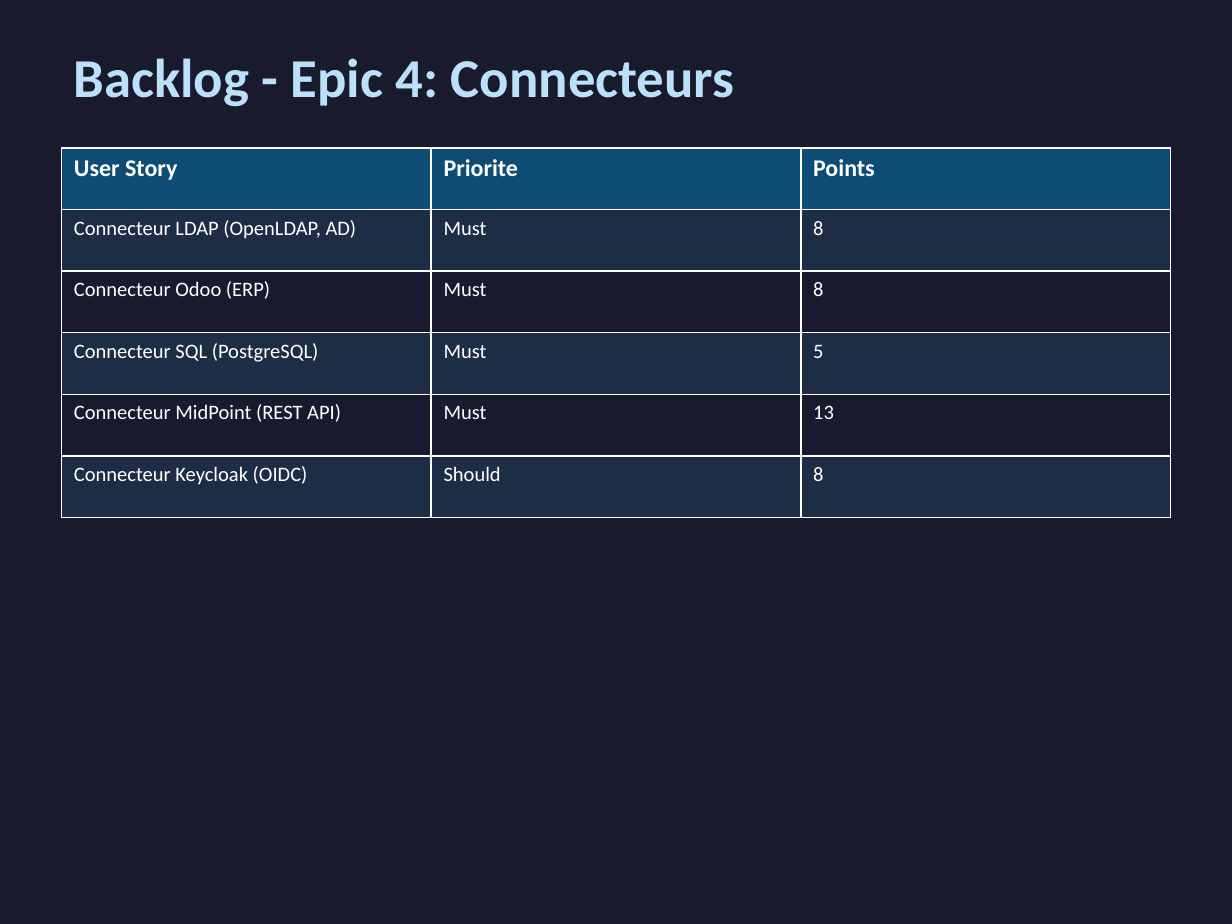
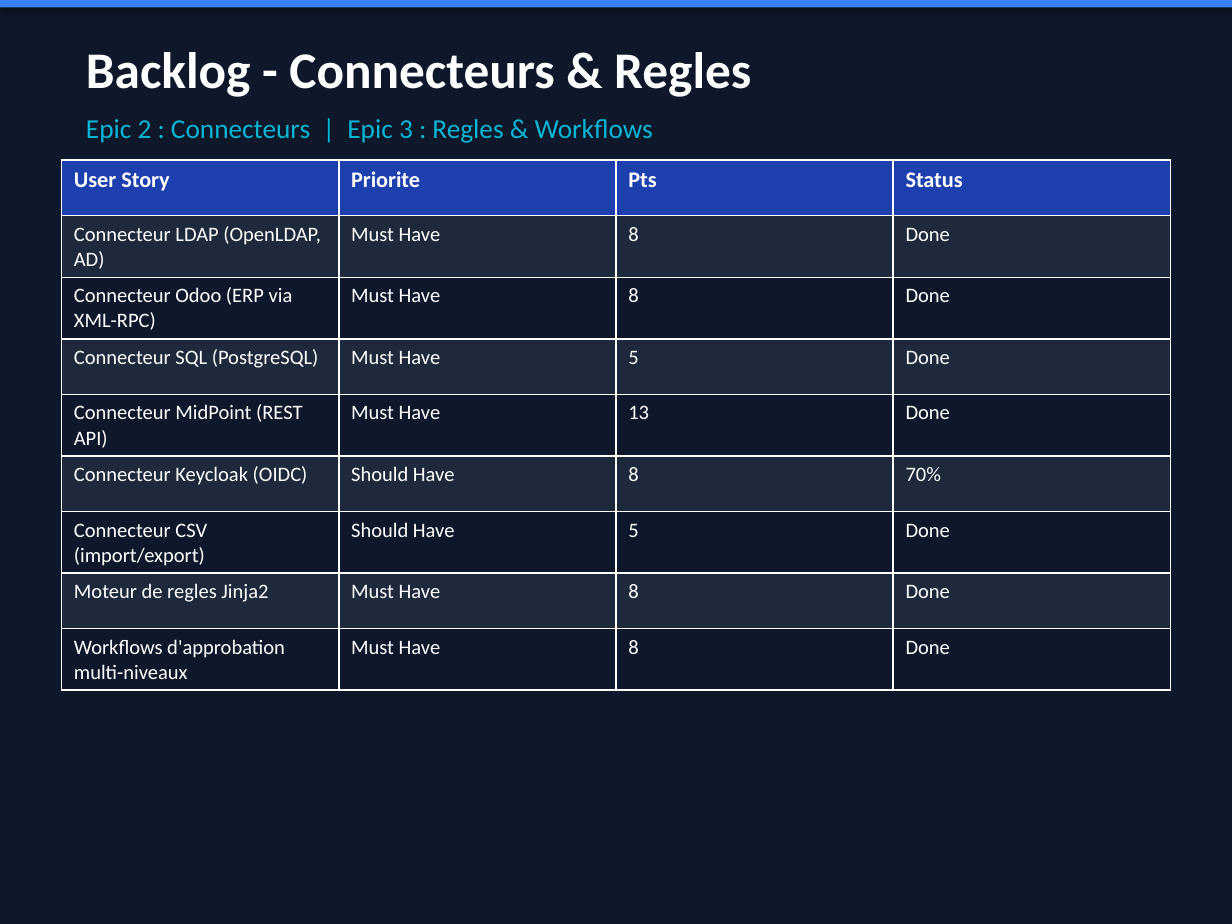
Before and after one commit to Nostradam4ik/IAM-Gateway, a slide deck: slide 9 of presentations/IAM_Gateway_UPEC.pptx (slide 5 before the commit). Drawn at 1232x924 pixels with LibreOffice and Linux fonts; fonts in the diff are those of the drawing. Boxes give left, top, right and bottom in pixels: in the first picture for what was removed or moved away, otherwise in the second. Text is boxed around its words. In the diff, an @@ line names an element or a change of style, - is before the commit and + after.

Commit message:
Update presentations, add start script and CSV import guide
- Refactor marketing poster: correct architecture diagram (MidPoint as IGA core)
- Update HTML/PPTX presentation: add LISSI logo, backlog sections,
  features in prod, progress %, dev environment, conclusion with skills
- Add start.sh: full Docker startup script with health checks
- Add docs/GUIDE_IMPORT_CSV_MIDPOINT.md: step-by-step REST API guide
  for CSV import into MidPoint (bypassing unstable UI)
- Add Lissi-cmjn.png logo asset

```diff
--- a/presentations/IAM_Gateway_UPEC.pptx
+++ b/presentations/IAM_Gateway_UPEC.pptx
@@ rectangle at (x1=0, y1=0, x2=1232, y2=924): fill #1A1A2E to #0F172A @@
@@ rectangle added at (x1=0, y1=0, x2=1232, y2=7), fill #3B82F6 @@
@@ text at (x1=86, y1=52, x2=751, y2=97): text changed; size 32 to 30 pt; text colour #BBE1FA to #FFFFFF @@
-Backlog - Epic 4: Connecteurs
+Backlog - Connecteurs & Regles
@@ text added at (x1=86, y1=119, x2=653, y2=143), 16 pt, text #06B6D4 @@
+Epic 2 : Connecteurs | Epic 3 : Regles & Workflows
@@ table at (x1=62, y1=160, x2=1170, y2=683) @@
-User Story | Priorite | Points
-Connecteur LDAP (OpenLDAP, AD) | Must | 8
-Connecteur Odoo (ERP) | Must | 8
-Connecteur SQL (PostgreSQL) | Must | 5
-Connecteur MidPoint (REST API) | Must | 13
-Connecteur Keycloak (OIDC) | Should | 8
+User Story | Priorite | Pts | Status
+Connecteur LDAP (OpenLDAP, AD) | Must Have | 8 | Done
+Connecteur Odoo (ERP via XML-RPC) | Must Have | 8 | Done
+Connecteur SQL (PostgreSQL) | Must Have | 5 | Done
+Connecteur MidPoint (REST API) | Must Have | 13 | Done
+Connecteur Keycloak (OIDC) | Should Have | 8 | 70%
+Connecteur CSV (import/export) | Should Have | 5 | Done
+Moteur de regles Jinja2 | Must Have | 8 | Done
+Workflows d'approbation multi-niveaux | Must Have | 8 | Done
@@ table resized from (x1=62, y1=148, x2=1170, y2=517) to (x1=62, y1=160, x2=1170, y2=683) @@
```
Also in this commit, not shown: 12 other slides changed, 11 slides added, 11 slides removed, 6 other files.
